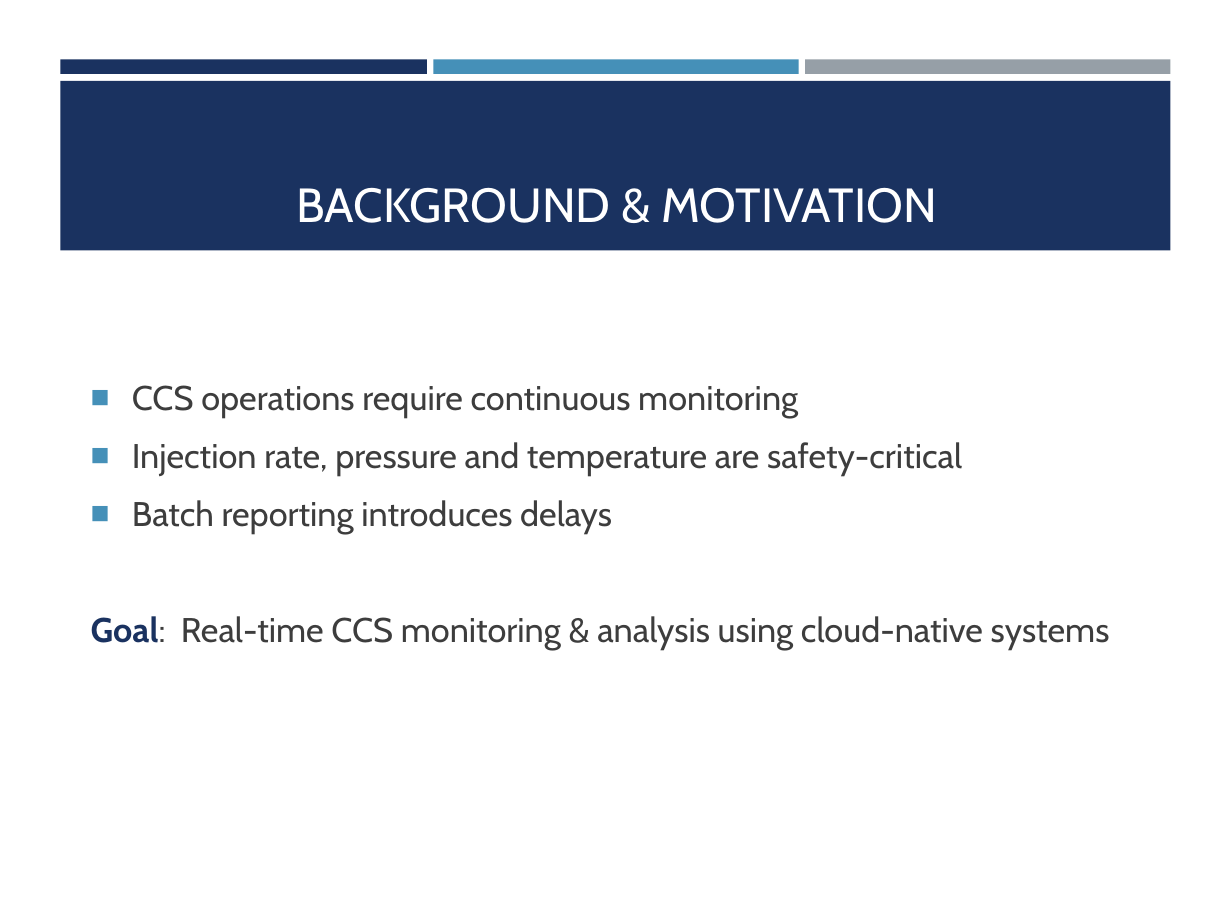
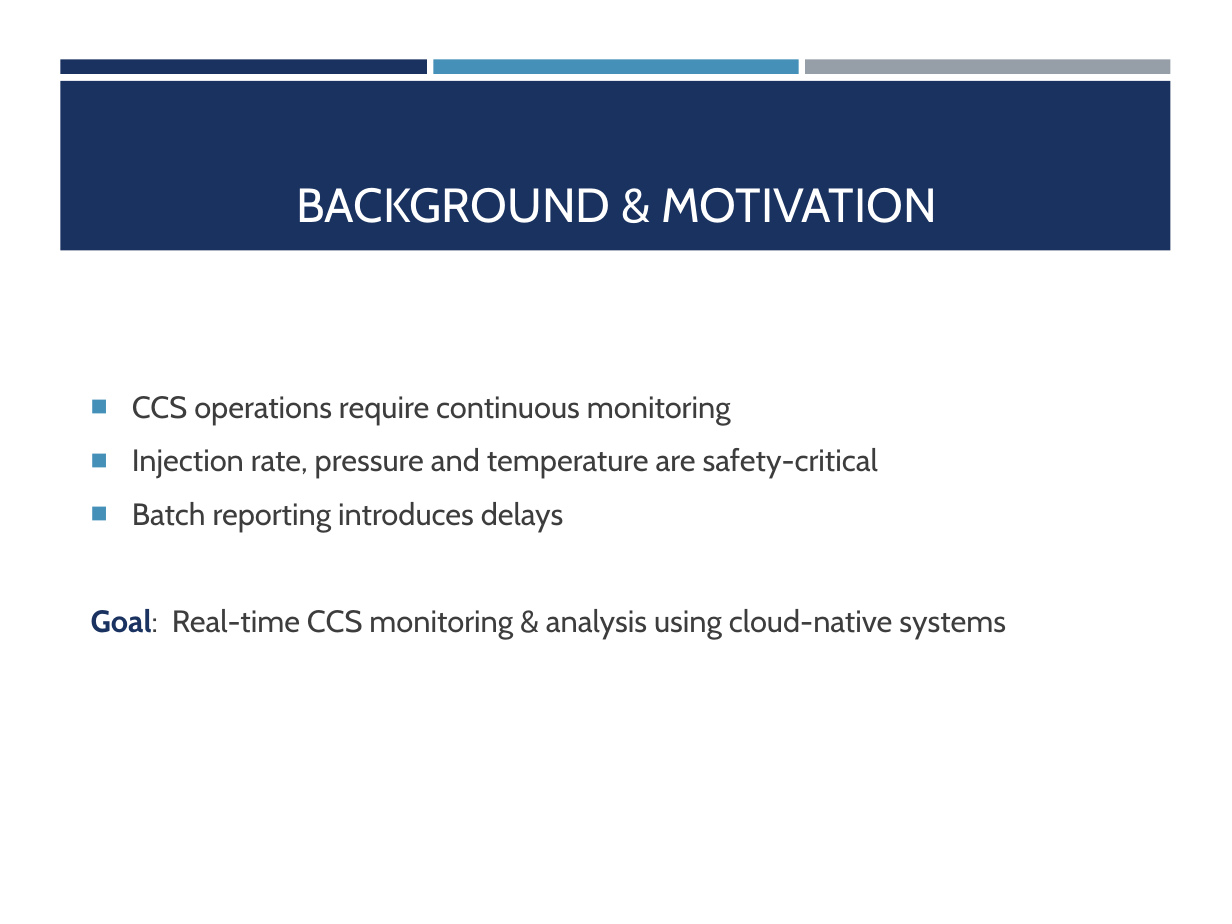
Before and after one commit to Donaldnaz/PowerBI, a slide deck: slide 2 of setup/Real_Time_CCS_Monitoring_Pipeline.pptx. Drawn at 1232x924 pixels with LibreOffice and Linux fonts; fonts in the diff are those of the drawing. Boxes give left, top, right and bottom in pixels: in the first picture for what was removed or moved away, otherwise in the second. Text is boxed around its words. In the diff, an @@ line names an element or a change of style, - is before the commit and + after.

```diff
--- a/setup/Real_Time_CCS_Monitoring_Pipeline.pptx
+++ b/setup/Real_Time_CCS_Monitoring_Pipeline.pptx
@@ text "CCS operations require continuous monitoring" at (91, 396, 1006, 638): size 20 to 18 pt @@
```
Also in this commit, not shown: 4 other slides changed.
